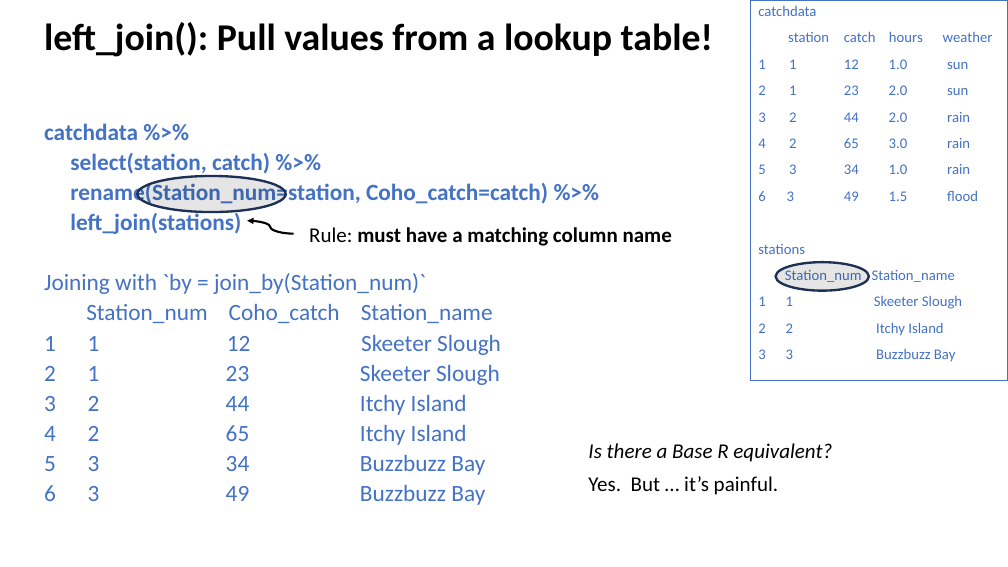
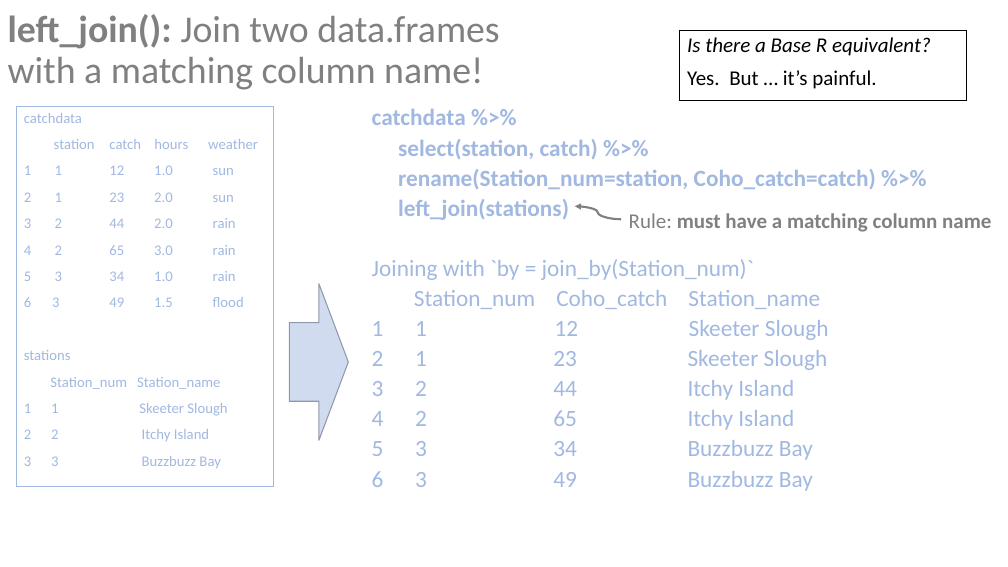
Before and after one commit to justinpriest/ADFG_R_Intro_Workshop, a slide deck: slide 37 of presentations/6 - Data Manipulation with tidyverse.pptx (slide 19 before the commit). Drawn at 1008x567 pixels with LibreOffice and Linux fonts; fonts in the diff are those of the drawing. Boxes give left, top, right and bottom in pixels: in the first picture for what was removed or moved away, otherwise in the second. Text is boxed around its words. In the diff, an @@ line names an element or a change of style, - is before the commit and + after.

```diff
--- a/presentations/6 - Data Manipulation with tidyverse.pptx
+++ b/presentations/6 - Data Manipulation with tidyverse.pptx
@@ rectangle added at box(0, 0, 1008, 525), fill #FFFFFF at 50% opacity @@
@@ title added at box(8, 14, 499, 90), 36 pt, text #000000 @@
+left_join(): Join two data.frames with a matching column name!
@@ title removed at box(44, 22, 713, 57) @@
-left_join(): Pull values from a lookup table!
@@ rectangle "Is there a Base R ...": place and size @@
-rectangle "Is there a Base R ..." at box(581, 436, 920, 545)
+rectangle "Is there a Base R ..." at box(680, 31, 967, 101)
@@ rectangle "Is there a Base R ..." at box(680, 31, 967, 101): outline #FFFFFF 0.75 pt to #000000 0.75 pt @@
@@ text "catchdata": place and size @@
-text "catchdata" at box(751, 0, 1008, 380)
+text "catchdata" at box(17, 107, 274, 487)
@@ text "catchdata %>%": place and size @@
-text "catchdata %>%" at box(44, 123, 548, 505)
+text "catchdata %>%" at box(372, 109, 876, 491)
@@ ellipse removed at box(138, 176, 286, 212) @@
@@ curved arrow moved from (293, 234) - (247, 221) to (622, 219) - (575, 206) @@
@@ text "Rule: must have a matching ...": place and size @@
-text "Rule: must have a matching ..." at box(309, 227, 672, 246)
+text "Rule: must have a matching ..." at box(629, 213, 991, 232)
@@ ellipse removed at box(776, 262, 869, 291) @@
@@ right arrow added at box(290, 284, 349, 441), fill #4472C4 at 50% opacity, outline #1E3256 1 pt @@
```
Also in this commit, not shown: 8 other slides changed, 19 slides added, 3 other files.
